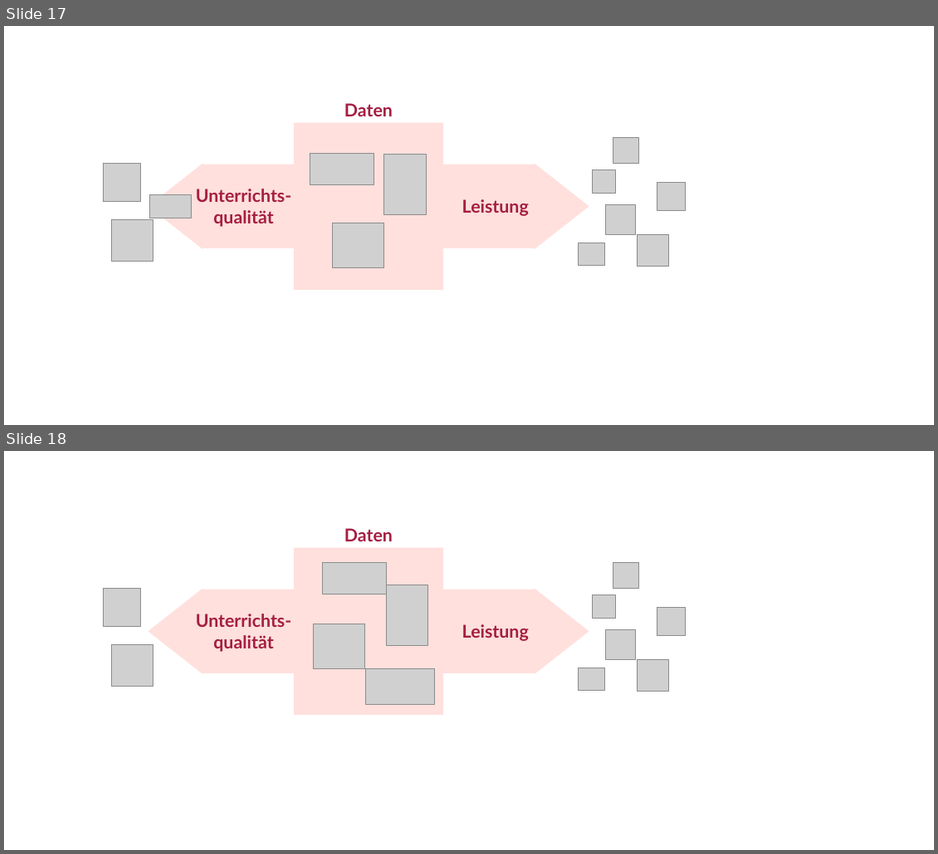
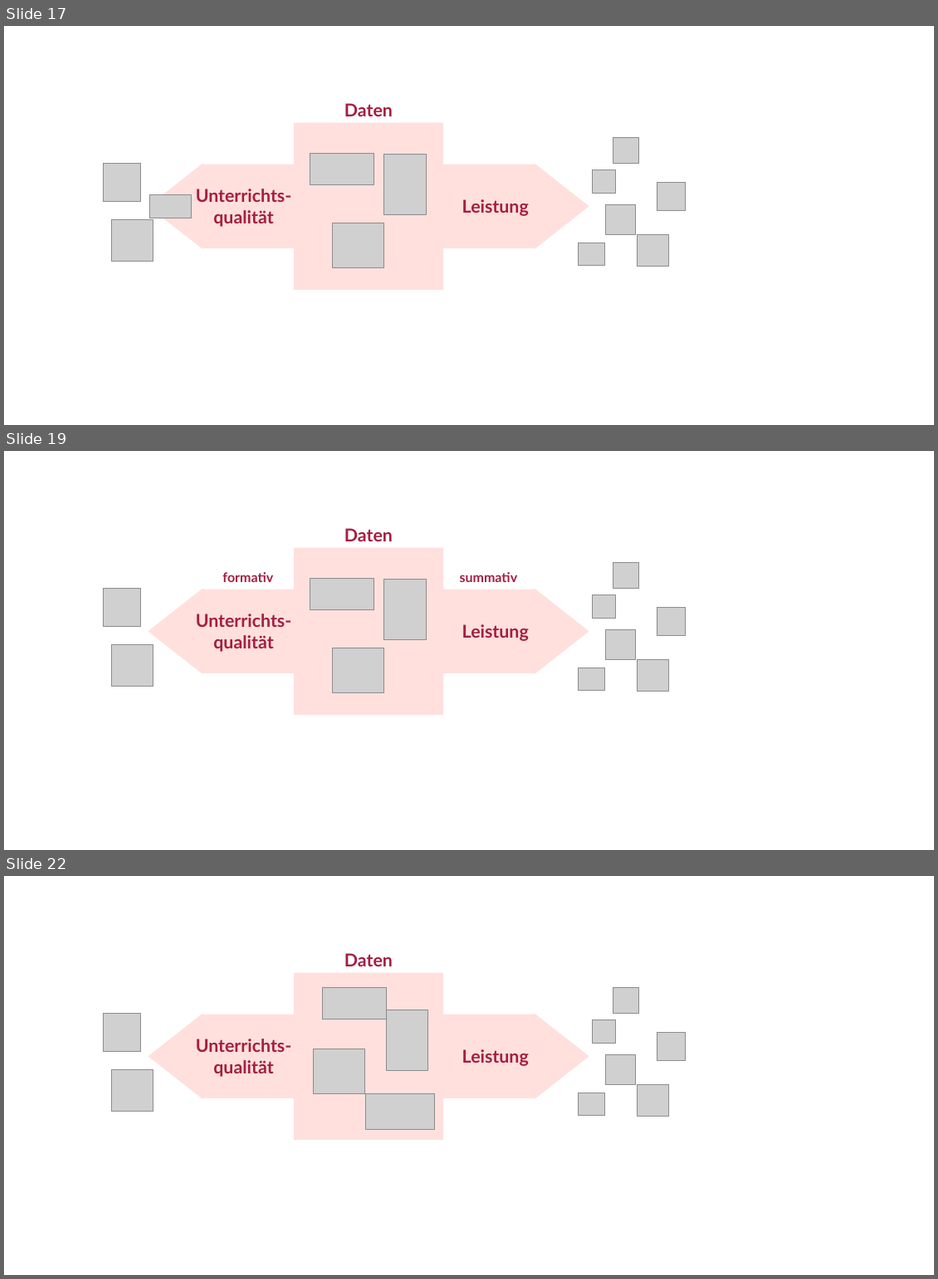
Before and after one commit to sammerk/vortrag-tue-w1, a slide deck: Img/Tabelle_Rueckmeldesysteme.pptx. Shown one above the other, each under a label of ours: slides 17 and 18 before the commit, slides 17, 19 and 22 after it; the slides between them are not shown. The pictures are 938x854 and 938x1279 pixels, drawn with LibreOffice and Linux fonts; fonts in the diff are those of the drawing; grey boxes stand for pictures. Boxes give left, top, right and bottom in pixels: in the first picture for what was removed or moved away, otherwise in the second. Text is boxed around its words. In the diff, an @@ line names an element or a change of style, - is before the commit and + after.

```diff
--- a/Img/Tabelle_Rueckmeldesysteme.pptx
+++ b/Img/Tabelle_Rueckmeldesysteme.pptx
@@ slide 19 added at box(4, 451, 934, 850), background #FFFFFF @@
@@ left right arrow callout added at box(148, 548, 588, 714), fill #FFE0DD, outline #FFE0DD 1 pt @@
@@ text added at box(344, 528, 392, 541), 24 pt, text #A51E41, bold @@
+Daten
@@ text added at box(222, 572, 273, 582), 18 pt, text #A51E41, bold @@
+formativ
@@ text added at box(460, 572, 518, 582), 18 pt, text #A51E41, bold @@
+summativ
@@ picture added at box(612, 562, 639, 588) @@
@@ picture added at box(103, 588, 141, 626) @@
@@ picture added at box(309, 578, 373, 610) @@
@@ picture added at box(384, 579, 426, 639) @@
@@ picture added at box(592, 595, 615, 618) @@
@@ text added at box(196, 614, 292, 652), 24 pt, text #A51E41, bold @@
+Unterrichts- qualität
@@ text added at box(462, 624, 529, 641), 24 pt, text #A51E41, bold @@
+Leistung
@@ picture added at box(656, 607, 685, 635) @@
@@ picture added at box(111, 644, 153, 686) @@
@@ picture added at box(333, 648, 384, 693) @@
@@ picture added at box(605, 629, 635, 659) @@
@@ picture added at box(578, 668, 604, 690) @@
@@ picture added at box(636, 659, 668, 692) @@
@@ what was slide 18 is now slide 22 @@
```
Also in this commit, not shown: 3 other slides added, 11 other files.
